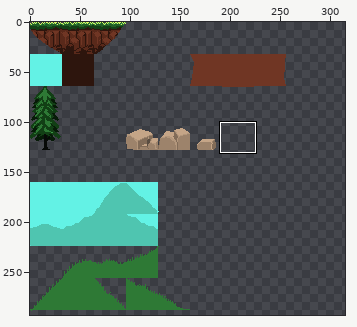
Two states of a sprite sheet, vince_mckeown/Sidescroller/images/platformsGrass.png. Above, an overview of the earlier version with the close-up marked.
Close-up. Before:
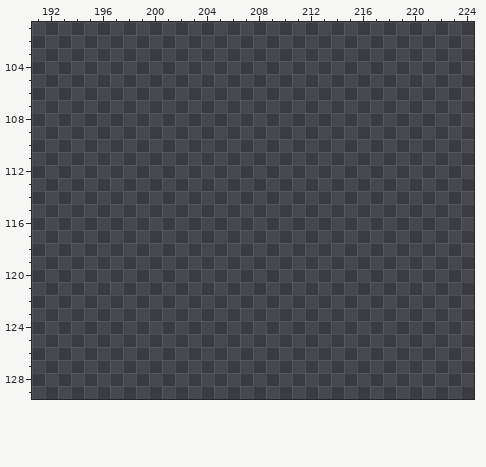
The file is 320x320 pixels. Colours within 5 levels of each other are drawn and written as one. Shown: x 191..224, y 101..129. The wide view leaves out empty margins. The commit also changed other parts of the picture, which this record leaves out.
After:
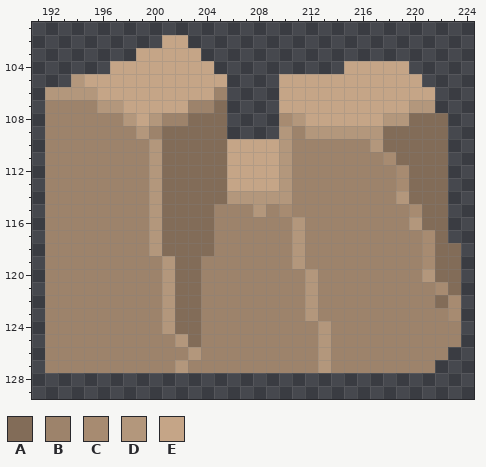
Palette (. is transparent): A #826c58  B #9d836b  C #a78b71  D #b3977c  E #c5a587
Change:
The author put colour A in row 107 at x 205; in row 108 at x 203 to 205 and 220 to 222; in rows 109 to 110 at x 201 to 205 and 218 to 222; in row 111 at x 201 to 205 and 219 to 222; in rows 112 to 114 at x 201 to 205 and 220 to 222; in rows 115 to 116 at x 201 to 204 and 221 to 222.
The author put colour A in row 117 at x 201 to 204 and 222; in row 118 at x 201 to 204 and 222 to 223; in rows 119 to 120 at x 202 to 203 and 222 to 223; in row 121 at x 202 to 203 and 223; in row 122 at x 202 to 203 and 222; in rows 123 to 124 at x 202 to 203.
The author put colour A in row 125 at x 203.
The author put colour B in row 106 at x 205; in row 107 at x 192 to 195 and 203 to 204; in row 108 at x 192 to 197 and 201 to 202; in row 109 at x 192 to 198, 200 and 211; in row 110 at x 192 to 199 and 211 to 216; in row 111 at x 192 to 199 and 211 to 217.
The author put colour B in rows 112 to 114 at x 192 to 199 and 211 to 218; in row 115 at x 192 to 199, 205 to 207, 209 and 211 to 219; in row 116 at x 192 to 199, 205 to 210 and 212 to 219; in rows 117 to 118 at x 192 to 199, 205 to 210 and 212 to 220; in row 119 at x 192 to 200, 204 to 210 and 212 to 220; in row 120 at x 192 to 200, 204 to 211 and 213 to 220.
The author put colour B in rows 121 to 122 at x 192 to 200, 204 to 211 and 213 to 221; in row 123 at x 192 to 200, 204 to 211 and 213 to 222; in row 124 at x 192 to 200, 204 to 212 and 214 to 223; in row 125 at x 192 to 201, 204 to 212 and 214 to 223; in row 126 at x 192 to 202, 204 to 212 and 214 to 222; in row 127 at x 192 to 201, 203 to 212 and 214 to 221.
The author put colour C in row 108 at x 210; in row 111 at x 218; in rows 112 to 113 at x 219; in row 115 at x 210 and 220; in rows 117 to 119 at x 221; in row 121 at x 222.
The author put colour C in rows 122 to 123 at x 223.
The author put colour D in row 105 at x 194; in row 106 at x 192 to 195; in row 107 at x 196 to 197 and 220 to 221; in row 108 at x 198, 200, 211 and 218 to 219; in row 109 at x 199, 210 and 212 to 217; in row 110 at x 200, 210 and 217.
The author put colour D in rows 111 to 113 at x 200 and 210; in row 114 at x 200, 206 to 210 and 219; in row 115 at x 200 and 208; in row 116 at x 200, 211 and 220; in rows 117 to 118 at x 200 and 211; in row 119 at x 201 and 211.
The author put colour D in row 120 at x 201, 212 and 221; in rows 121 to 123 at x 201 and 212; in row 124 at x 201 and 213; in row 125 at x 202 and 213; in row 126 at x 203 and 213; in row 127 at x 202 and 213.
The author put colour E in row 102 at x 201 to 202; in row 103 at x 199 to 203; in row 104 at x 197 to 204 and 215 to 219; in row 105 at x 195 to 205 and 210 to 220; in row 106 at x 196 to 204 and 210 to 221; in row 107 at x 198 to 202 and 210 to 219.
The author put colour E in row 108 at x 199 and 212 to 217; in rows 110 to 113 at x 206 to 209.
